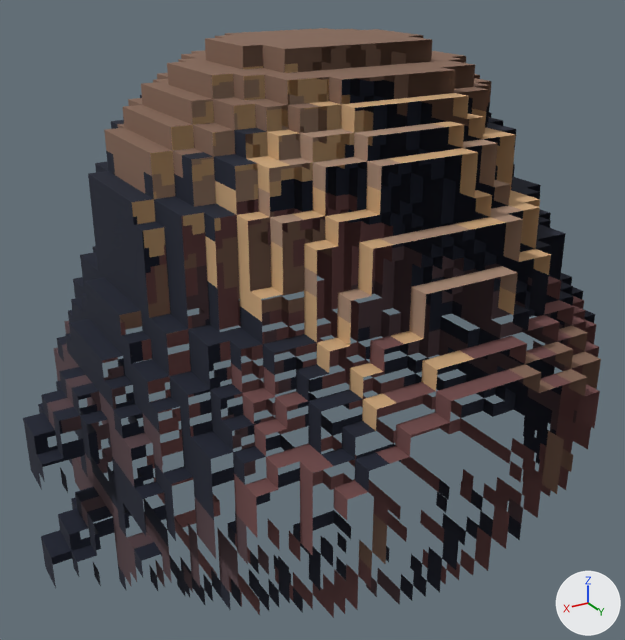
Renders of the glTF model balanca/public/voxel/deco/Stump2.glb from each side of a commit.
Rendered twice from a camera (50 mm lens) standing at (23.9, 37.9, 34.0) and looking at (0.9, -0.5, 14.8). The lights are fixed; the arrows at lower right show +X, +Y and +Z. The picture after the commit comes second. Where no turn or scale is listed for an object, it has been applied to the vertices. Vertices at exactly the same position are counted once.

The scene before the commit, as lines of its bpy script (objects in view):
```python
me_mesh_0 = bpy.data.meshes.new('Mesh_0')
me_mesh_0.from_pydata(...)  # 2285 vertices, 2722 faces; spans x 0.0..34.0, y -28.0..0.0, z 0.0..30.0
me_mesh_0.materials.append(mat_paleta)
ob_mesh_0 = bpy.data.objects.new('Mesh_0', me_mesh_0)
ob_mesh_0.location = (-17.0, 14.0, 0.0)
```
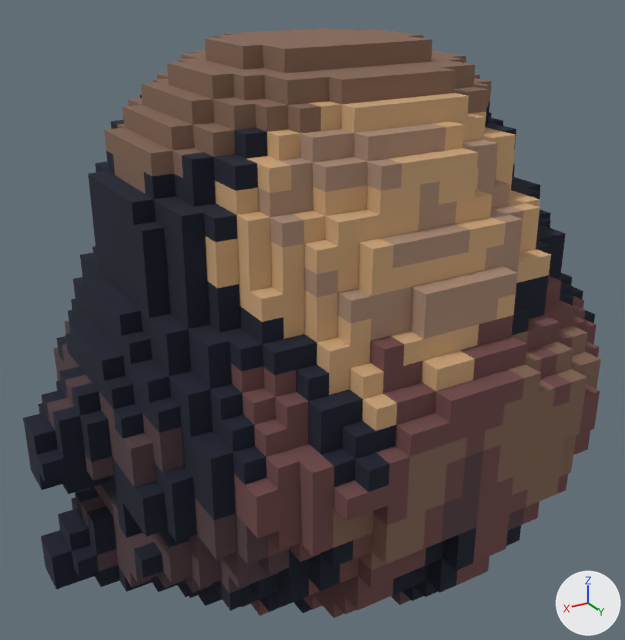
Changed parts and their boxes (x1, y1, x2, y2) in the pictures (625 x 640 px):
part 1 of me_mesh_0, added: after (160, 104, 601, 618)
part 2 of me_mesh_0, added: after (52, 516, 118, 589)

The edits, one by one:
me_mesh_0 is used by ob_mesh_0; location (-17.0, 14.0, 0.0).
me_mesh_0 had 2285 vertices, 2722 faces and spanned x 0.0..34.0, y -28.0..0.0, z 0.0..30.0.
me_mesh_0 now has 2448 vertices, 3470 faces and spans x 0.0..34.0, y -28.0..0.0, z 0.0..30.0.
me_mesh_0 part 1: 159 vertices added at x 4.0..29.0, y -8.0..0.0, z 2.0..27.0.
me_mesh_0 part 2: 2 vertices added at x 31.0..34.0, y -13.0..-12.0, z 5.0..6.0.
Other edits to the shape of me_mesh_0 do not show in these pictures.
